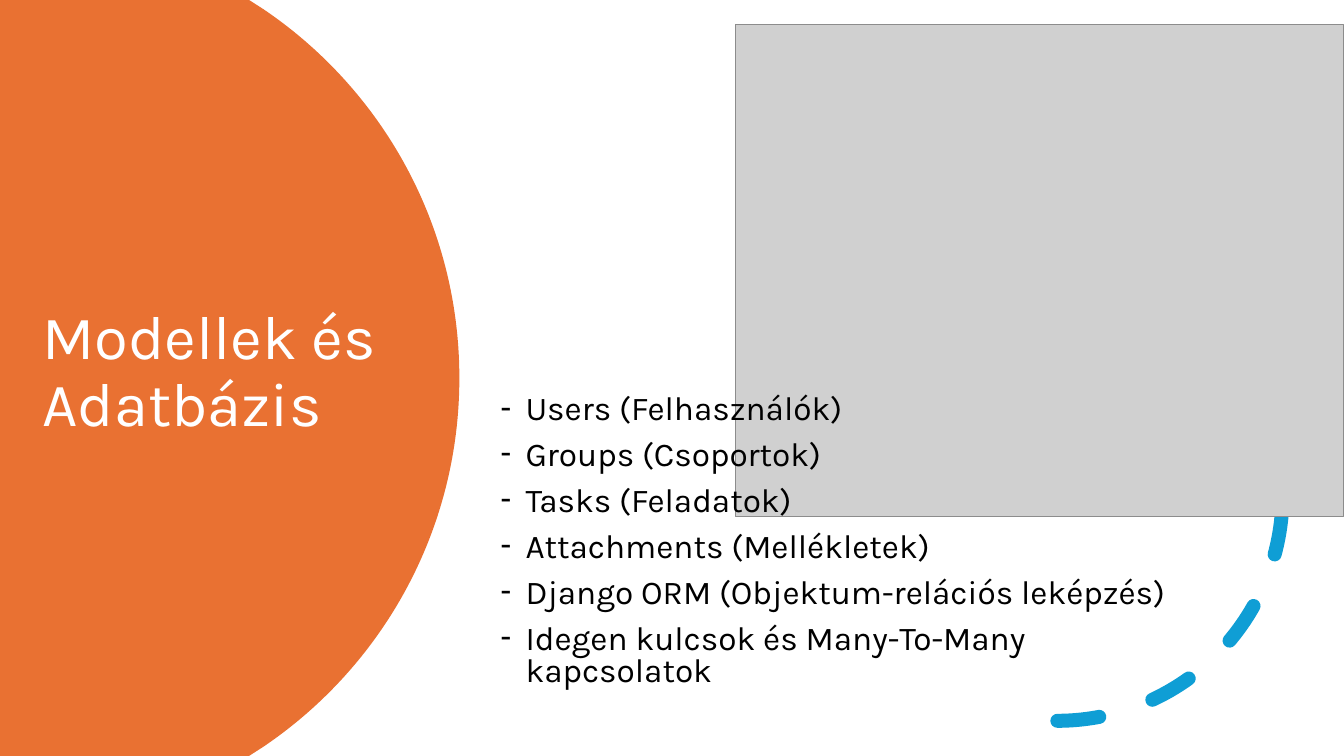
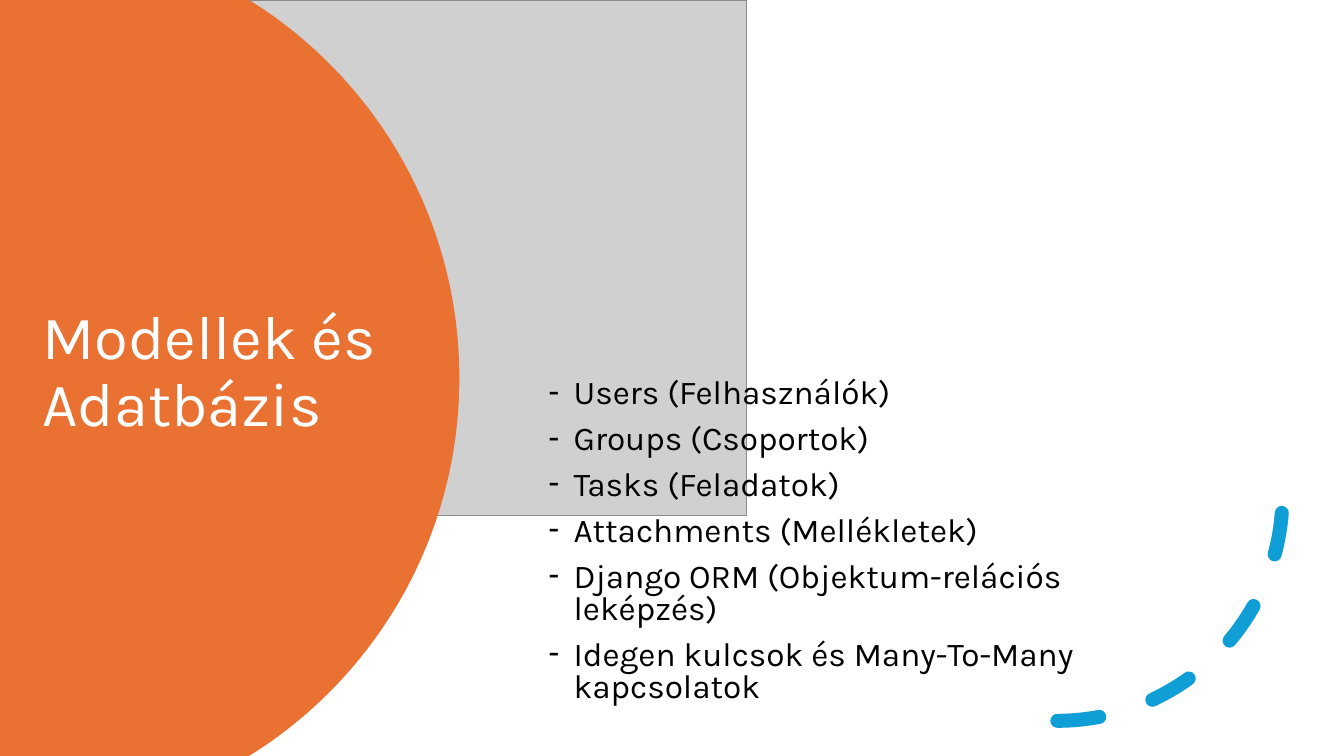
Before and after one commit to FesetoImre5/13_S1_8_vizsgaremek, a slide deck: slide 10 of Dokumentacio/Calentasker_bemutató.pptx. Drawn at 1344x756 pixels with LibreOffice and Linux fonts; fonts in the diff are those of the drawing; grey boxes stand for pictures. Boxes give left, top, right and bottom in pixels: in the first picture for what was removed or moved away, otherwise in the second. Text is boxed around its words. In the diff, an @@ line names an element or a change of style, - is before the commit and + after.

```diff
--- a/Dokumentacio/Calentasker_bemutató.pptx
+++ b/Dokumentacio/Calentasker_bemutató.pptx
@@ picture: place and size @@
-picture at [736, 24, 1344, 517]
+picture at [110, 0, 747, 516]
@@ text "Users (Felhasználók)" rewrapped from [526, 390, 1165, 690] to [574, 420, 1074, 706] @@
```
Also in this commit, not shown: 6 other slides changed.
